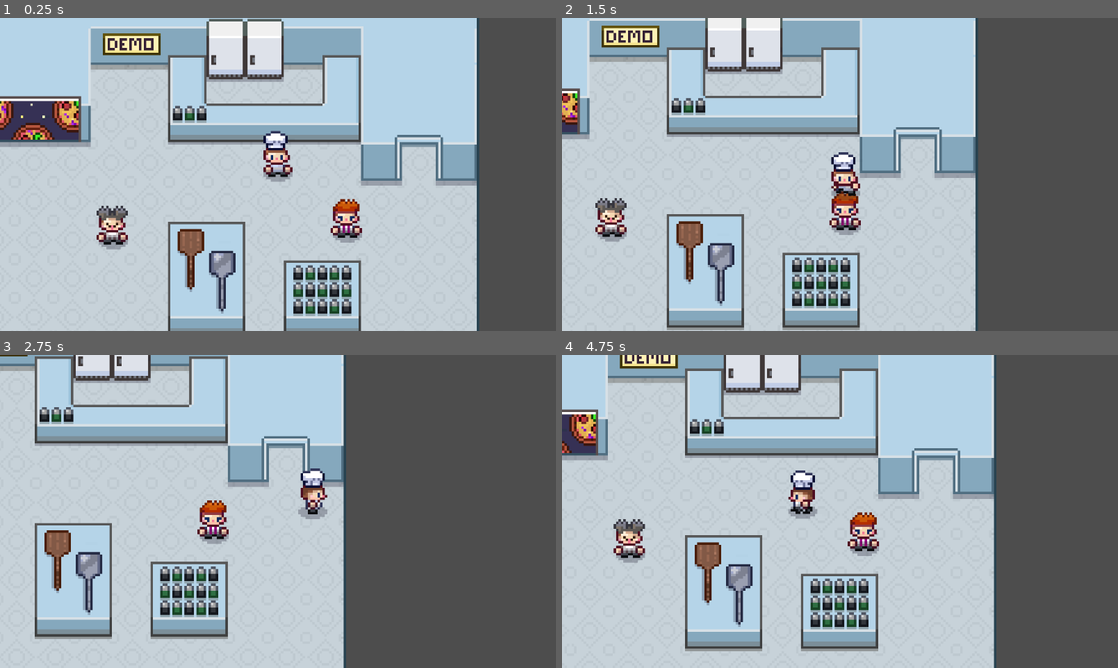
Above: before the commit, frames 1-4 (two rows, left to right).
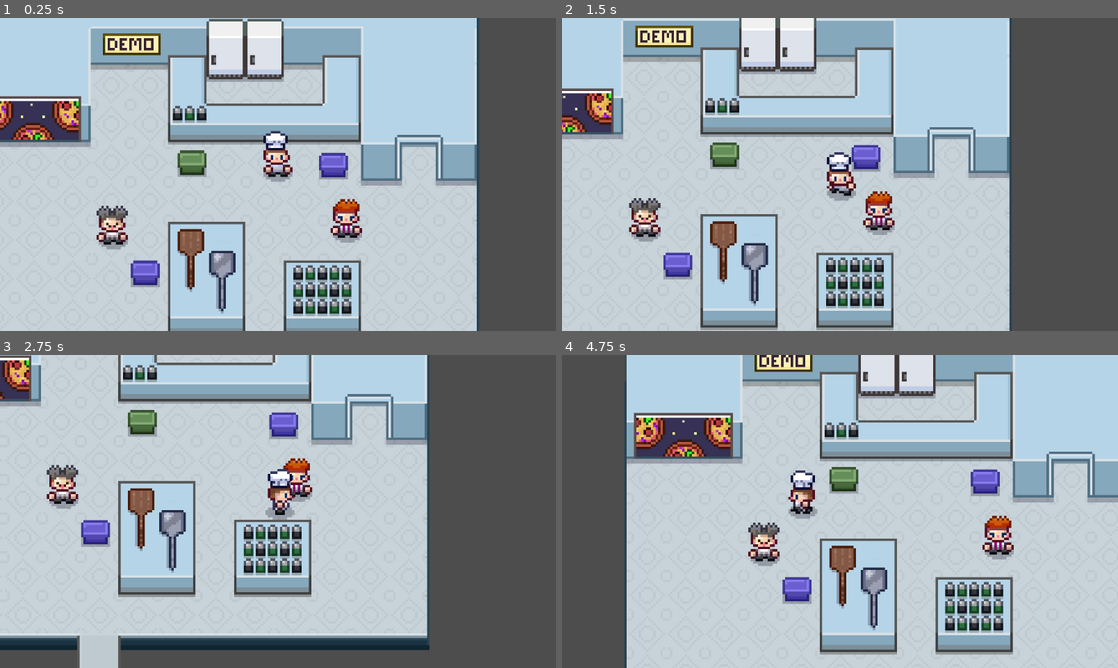
Above: after the commit, the same moments.

Repository: Stroomer/pizzalegends-godot
Game: Godot game, scene res://scenes/main.tscn
Same seed, same stepped clock (60 frames per second), same inputs: the game is played once before the commit and once after it.
Inputs:
- Up to frame 1 (0.25 s): no input
- Up to frame 2 (1.5 s): tap Enter at 0.5 s; hold Right (ui_right) 0.53-1.28 s; hold Down (ui_down) from 1.28 s (still down)
- Up to frame 3 (2.75 s): release Down (ui_down) at 2.03 s; hold Right (ui_right) from 2.03 s (still down)
- Up to frame 4 (4.75 s): release Right (ui_right) at 2.78 s; hold Up (ui_up) 2.78-3.53 s; hold Left (ui_left) from 3.53 s (still down)

The runs differ from the first frame. In frame 1, 1.3% of the frame differs, in the area x 23-63%, y 42-86%; in frame 2, 29%; in frame 3, 44%; in frame 4, 59%, in the area x 0-100%, y 0-100%.

Commit message:
add custom game objects

Diff:
--- a/scenes/maps/map_DemoRoom.tscn
+++ b/scenes/maps/map_DemoRoom.tscn
@@ -3,6 +3,7 @@
 [ext_resource type="Texture2D" uid="uid://l4yubm178tbl" path="res://art/maps/DemoRoom1Lower.png" id="1_7kuol"]
 [ext_resource type="PackedScene" uid="uid://mjawnw6jbc50" path="res://scenes/objects/person/person.tscn" id="2_0cc7r"]
 [ext_resource type="PackedScene" uid="uid://bh4jqiyurpx3n" path="res://scenes/objects/hero_spawn/hero_spawn.tscn" id="3_kjlgt"]
+[ext_resource type="PackedScene" uid="uid://jv3t8qwqbwqt" path="res://scenes/objects/chair/chair.tscn" id="3_qhhho"]
 [ext_resource type="Texture2D" uid="uid://tqhbkn4h1per" path="res://art/maps/Map_DemoUpper.png" id="4_2woeh"]
 
 [sub_resource type="RectangleShape2D" id="RectangleShape2D_txmqm"]
@@ -19,6 +20,7 @@
 centered = false
 
 [node name="objects" type="Node2D" parent="." unique_id=1863272048]
+y_sort_enabled = true
 
 [node name="person1" parent="objects" unique_id=1634091188 instance=ExtResource("2_0cc7r")]
 position = Vector2(367, 687)
@@ -27,6 +29,16 @@
 [node name="person3" parent="objects" unique_id=1015571961 instance=ExtResource("2_0cc7r")]
 position = Vector2(852, 673)
 skin = "NPC6"
+
+[node name="chair" parent="objects" unique_id=1140656142 instance=ExtResource("3_qhhho")]
+position = Vector2(823, 543)
+
+[node name="chair2" parent="objects" unique_id=1058133155 instance=ExtResource("3_qhhho")]
+position = Vector2(530, 538)
+use_color = "Green"
+
+[node name="chair3" parent="objects" unique_id=767106459 instance=ExtResource("3_qhhho")]
+position = Vector2(433, 766)
 
 [node name="hero_spawn" parent="." unique_id=1621964506 instance=ExtResource("3_kjlgt")]
 position = Vector2(708, 547)
--- /dev/null
+++ b/scenes/objects/chair/chair.gd
@@ -0,0 +1,26 @@
+@tool
+extends StaticBody2D
+
+var sprite_map = {
+	"Green": "res://art/objects/chair-green.png",
+	"Blue":  "res://art/objects/chair-blue.png",
+};
+
+#@export_enum("Green", "Blue") var use_color = "Blue":
+	#set(new_use_color):
+		#use_color = new_use_color;
+		#_update_sprite();
+
+@export_enum("Green", "Blue")
+var use_color := "Blue":
+	set(new_use_color):
+		use_color = new_use_color;
+		if is_node_ready():
+			_update_sprite();
+
+# Called when the node enters the scene tree for the first time.
+func _ready() -> void:
+	_update_sprite();
+
+func _update_sprite() -> void:
+	$chair_Sprite.texture = load(sprite_map[use_color]);
--- /dev/null
+++ b/scenes/objects/chair/chair.tscn
@@ -0,0 +1,19 @@
+[gd_scene format=3 uid="uid://jv3t8qwqbwqt"]
+
+[ext_resource type="Texture2D" uid="uid://qnu7fvynbnnf" path="res://art/objects/chair-blue.png" id="1_rk0p6"]
+[ext_resource type="Script" uid="uid://dac353o4drc67" path="res://scenes/objects/chair/chair.gd" id="1_wm6fq"]
+
+[sub_resource type="RectangleShape2D" id="RectangleShape2D_txmqm"]
+size = Vector2(50, 35)
+
+[node name="chair" type="StaticBody2D" unique_id=1140656142]
+script = ExtResource("1_wm6fq")
+
+[node name="chair_Sprite" type="Sprite2D" parent="." unique_id=1182664375]
+position = Vector2(0, -13)
+scale = Vector2(5, 5)
+texture = ExtResource("1_rk0p6")
+
+[node name="CollisionShape2D" type="CollisionShape2D" parent="." unique_id=1047229852]
+position = Vector2(0, -8.5)
+shape = SubResource("RectangleShape2D_txmqm")
Not shown, added: scenes/objects/chair/chair.gd.uid
